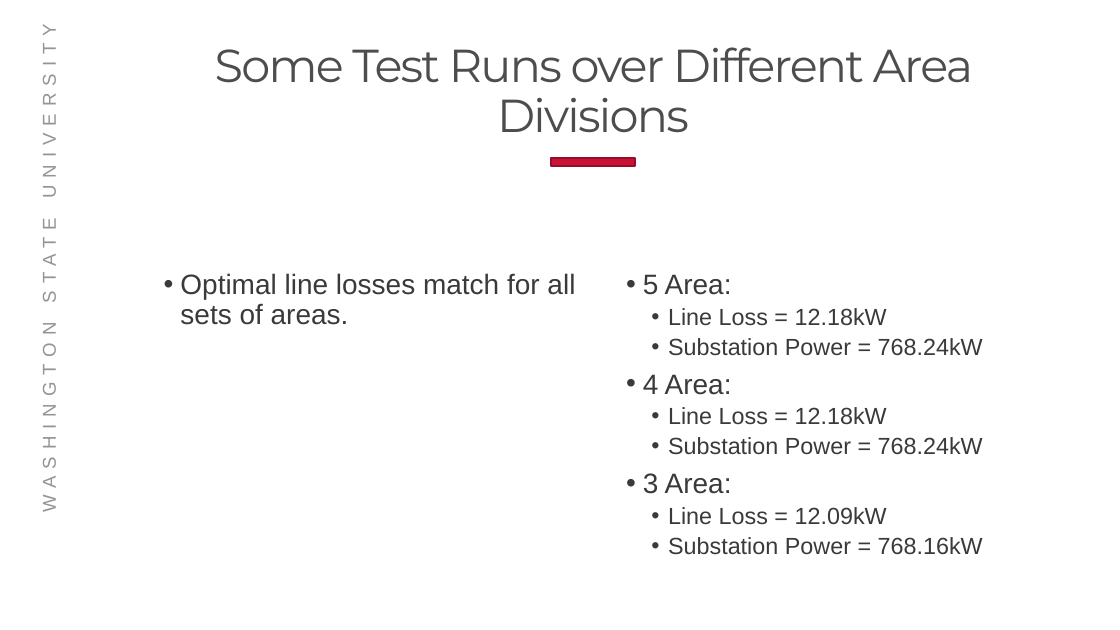
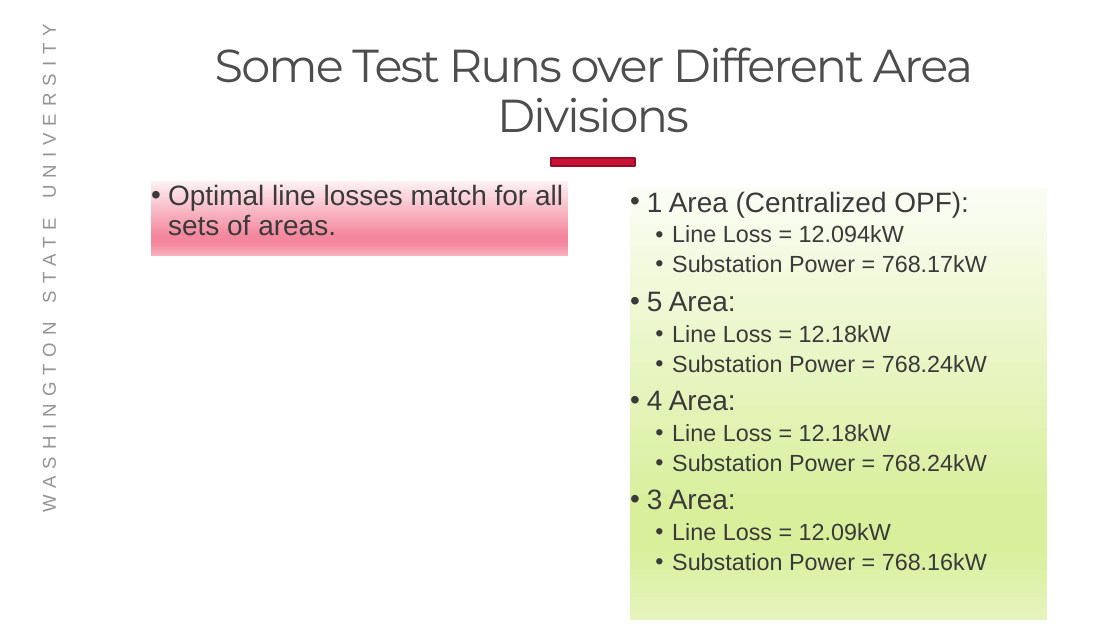
Before and after one commit to Realife-Brahmin/OriginalDocsHub, a slide deck: slide 10 of research_showcase/researchSummary_aryan_ritwajeet_jha.pptx. Drawn at 1120x630 pixels with LibreOffice and Linux fonts; fonts in the diff are those of the drawing; background and template pictures are left out. Boxes give left, top, right and bottom in pixels: in the first picture for what was removed or moved away, otherwise in the second. Text is boxed around its words. In the diff, an @@ line names an element or a change of style, - is before the commit and + after.

Commit message:
added Centralized OPF results

```diff
--- a/research_showcase/researchSummary_aryan_ritwajeet_jha.pptx
+++ b/research_showcase/researchSummary_aryan_ritwajeet_jha.pptx
@@ text "Optimal line losses match for ...": place and size @@
-text "Optimal line losses match for ..." at [180, 273, 575, 325]
+text "Optimal line losses match for ..." at [151, 181, 568, 255]
@@ text "Optimal line losses match for ..." at [151, 181, 568, 255]: fill none to gradient #FEF2F4 to #F4879D to #F8AFBE @@
@@ text "1 Area (Centralized OPF):": place and size @@
-text "1 Area (Centralized OPF):" at [643, 274, 983, 555]
+text "1 Area (Centralized OPF):" at [630, 188, 1047, 621]
@@ text "1 Area (Centralized OPF):" at [630, 188, 1047, 621]: fill none to gradient #FBFDF4 to #D9EF9C to #E6F5BD @@
@@ text at [647, 191, 987, 272]: paragraphs added @@
+• 1 Area (Centralized OPF):
+  • Line Loss = 12.094kW
+  • Substation Power = 768.17kW
```
Also in this commit, not shown: 1 other file.
